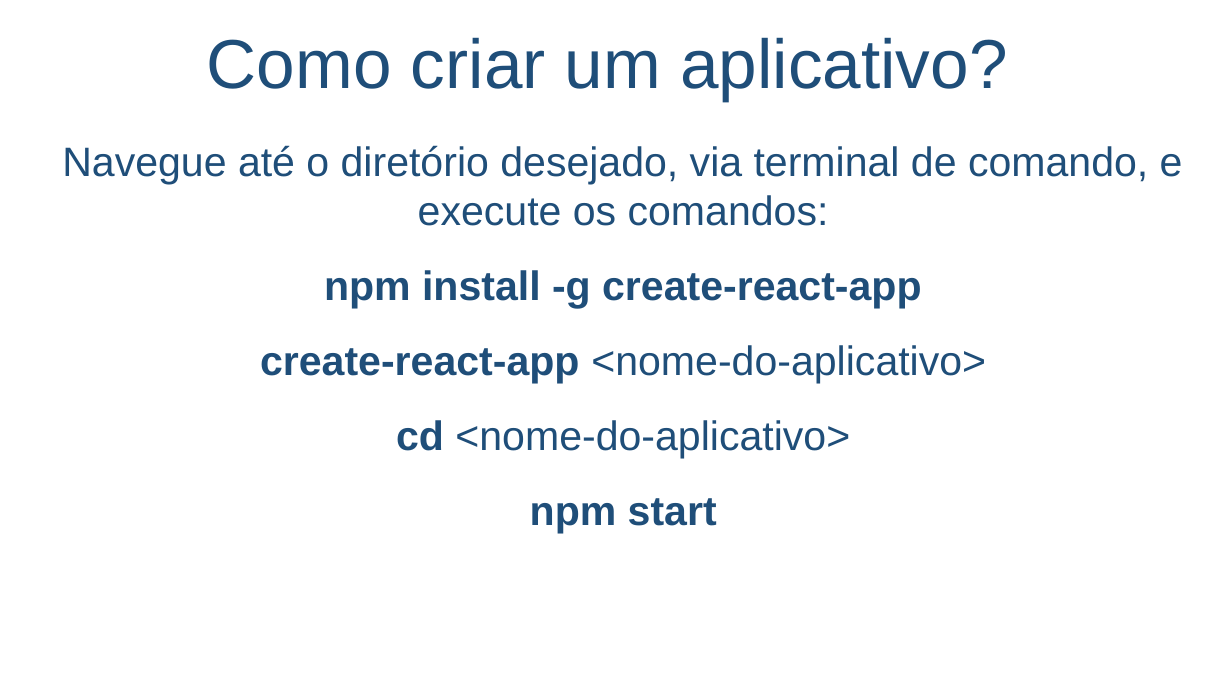
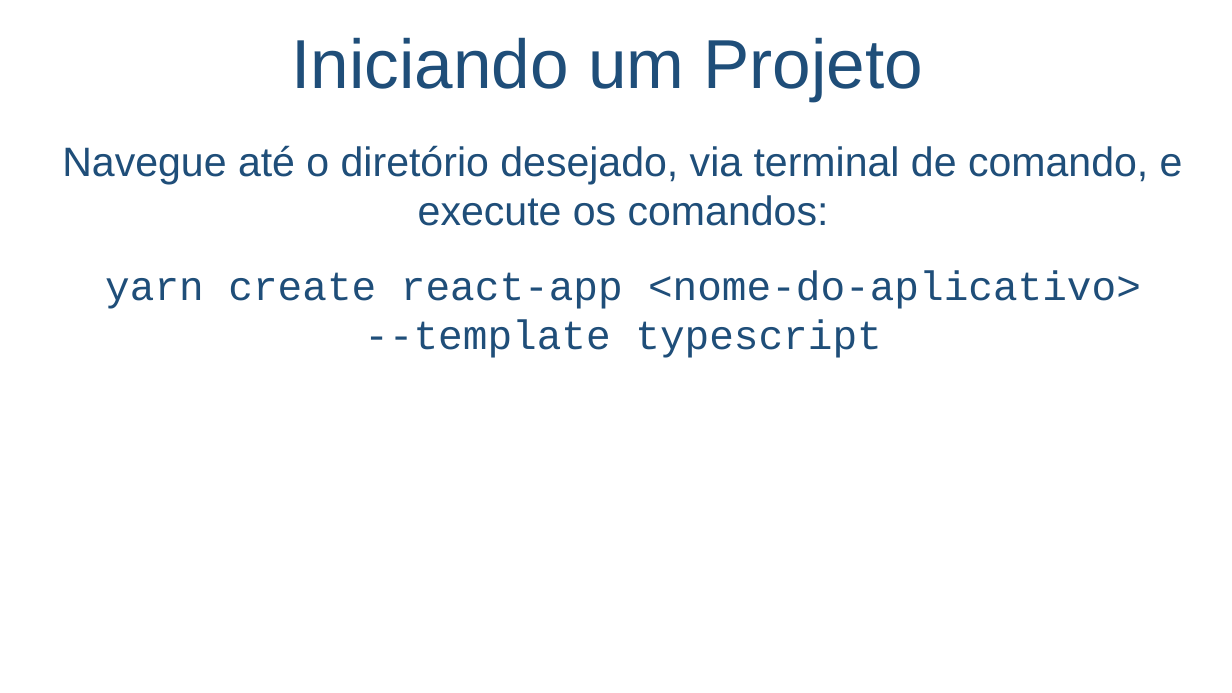
Before and after one commit to salmo-jr/public-slides, a slide deck: slide 9 of React.pptx (slide 6 before the commit). Drawn at 1232x693 pixels with LibreOffice and Linux fonts; fonts in the diff are those of the drawing; background and template pictures are left out. Boxes give left, top, right and bottom in pixels: in the first picture for what was removed or moved away, otherwise in the second. Text is boxed around its words. In the diff, an @@ line names an element or a change of style, - is before the commit and + after.

Commit message:
new slides set

```diff
--- a/React.pptx
+++ b/React.pptx
@@ text at [292,37,922,101]: text changed @@
-Como criar um aplicativo?
+Iniciando um Projeto
@@ text at [105,270,1141,358]: text changed; font Arial to Courier New; bold off @@
-npm install -g create-react-app
-create-react-app <nome-do-aplicativo>
-cd <nome-do-aplicativo>
-npm start
+yarn create react-app <nome-do-aplicativo>
+--template typescript
```
Also in this commit, not shown: 3 other slides changed, 8 slides added, 5 slides removed, 2 other files.
